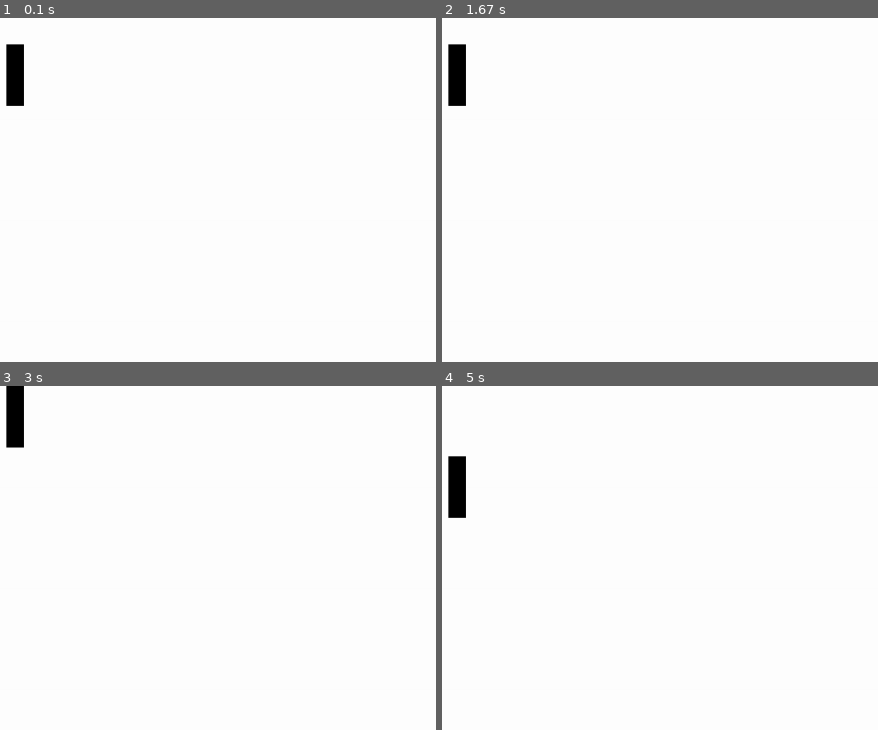
Above: before the commit, frames 1-4 (two rows, left to right).
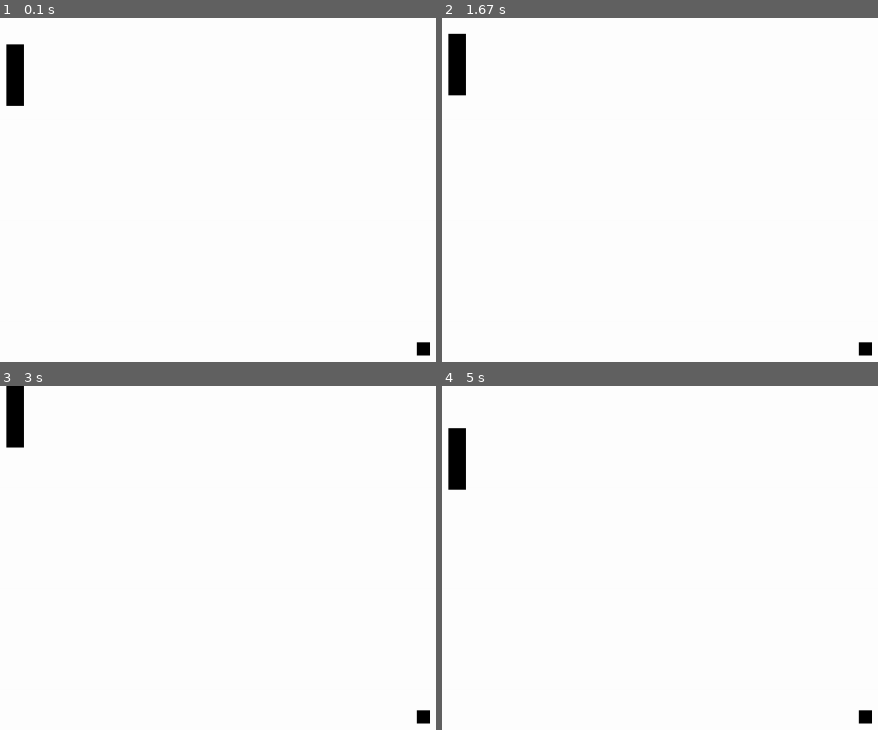
Above: after the commit, the same moments.

Repository: nicholask98/pong-pygame
Game: pygame game, started from main.py
Two runs of this game, one before a commit and one after it. Both use one fixed random seed, a clock stepped at 60 frames per second and the inputs below.
Inputs:
- Up to frame 1 (0.1 s): no input
- Up to frame 2 (1.67 s): hold Up 0.33-0.8 s; hold Down 0.83-1.13 s; hold Up 1.17-1.53 s; hold Down from 1.57 s (still down)
- Up to frame 3 (3 s): release Down at 1.93 s; hold Up 1.97-2.27 s; hold Down 2.3-2.6 s; hold Up from 2.63 s (still down)
- Up to frame 4 (5 s): release Up at 3 s; hold Down 3.03-3.4 s; hold Up 3.43-3.73 s; hold Down 3.77-4.07 s; hold Up 4.1-4.47 s; hold Down 4.5-4.87 s; hold Up from 4.9 s (still down)

The runs differ from the first frame. In frame 1, 0.1% of the frame differs, in the area x 95-99%, y 94-99%; in frame 2, 0.4%; in frame 3, 0.1%; in frame 4, 0.8%, in the area x 1-99%, y 12-99%.

Commit message:
check readme for recent update deets

Diff:
--- a/main.py
+++ b/main.py
@@ -10,13 +10,14 @@
     QUIT,
 )
 
+# Paddle classes
 class Paddle:
     def __init__(self):
         self.height = 70
+        self.width = 20
 
-    def draw(self):
-        pygame.draw.rect(screen, (0, 0, 0), (self.x, self.y, 20, self.height))
-
+    def draw(self, screen):
+        pygame.draw.rect(screen, (0, 0, 0), (self.x, self.y, self.width, self.height))
 
 class Player(Paddle):
     def __init__(self):
@@ -24,45 +25,88 @@
         self.x = 30
         self.y = 30
 
-
-
 class Opponent(Paddle):
     def __init__(self):
         pass
 
 
-SCREEN_WIDTH = 1024
-SCREEN_HEIGHT = 768
+# Ball class
+class Ball:
+    def __init__(self, SCREEN_WIDTH, SCREEN_HEIGHT):
+        self.size = 15
+        self.x = SCREEN_WIDTH/2 - self.size
+        self.y = SCREEN_HEIGHT/2 - self.size
+        self.vert_wall = 'BOTTOM'
+        self.hori_wall = 'RIGHT'
 
-pygame.init()
-screen = pygame.display.set_mode((SCREEN_WIDTH, SCREEN_HEIGHT))
+    def draw(self, screen):
+        pygame.draw.rect(screen, (0, 0, 0), (self.x, self.y, self.size, self.size))
 
-player = Player()
 
-done = False
+    # FIXME: finish get last walls method first. Then use it to complete Ball Movement Method
+    def get_last_walls(self):
+        if self.hori_wall == 'BOTTOM':
+            if self.y <= 0:
+                self.hori_wall = 'TOP'
+                self.y = 0
+            if self.vert_wall == 'LEFT':
+                pass
+            elif self.vert_wall == 'RIGHT':
+                pass
+        elif self.hori_wall == 'TOP':
+            if self.vert_wall == 'LEFT':
+                pass
+            elif self.vert_wall == 'RIGHT':
+                pass
 
-vel = 5
+    # FIXME: Ball Movement section
+    # FIXME: Write code that uses get_last_walls to send ball in the intended diagonal direction.
+    def move(self):
+        pass
 
-while not done:
-    for event in pygame.event.get():
-        if event.type == QUIT:
-            done = True
+def main():
+    SCREEN_WIDTH = 1024
+    SCREEN_HEIGHT = 768
 
-    screen.fill((255, 255, 255))
+    pygame.init()
+    screen = pygame.display.set_mode((SCREEN_WIDTH, SCREEN_HEIGHT))
 
-    pressed = pygame.key.get_pressed()
+    player = Player()
+    ball = Ball(SCREEN_WIDTH, SCREEN_HEIGHT)
+    done = False
 
-    # Player Controls
-    if pressed[K_UP]:
-        player.y -= vel
-    if pressed[K_DOWN]:
-        player.y += vel
+    vel = 3
 
-    if player.y >= SCREEN_HEIGHT - player.height:
-        player.y = SCREEN_HEIGHT - player.height
-    elif player.y <= 0:
-        player.y = 0
+    while not done:
+        for event in pygame.event.get():
+            if event.type == QUIT:
+                done = True
 
-    player.draw()
+        screen.fill((255, 255, 255))
 
-    pygame.display.update()
+        pressed = pygame.key.get_pressed()
+
+        # Player Controls
+        if pressed[K_UP]:
+            player.y -= vel
+        if pressed[K_DOWN]:
+            player.y += vel
+
+        # Top/Bottom barrier collision detection
+        if player.y >= SCREEN_HEIGHT - player.height:
+            player.y = SCREEN_HEIGHT - player.height
+        elif player.y <= 0:
+            player.y = 0
+
+
+
+        player.draw(screen)
+        ball.draw(screen)
+
+        pygame.display.update()
+
+
+
+
+if __name__ == '__main__':
+    main()
Not shown, changed: README.md
